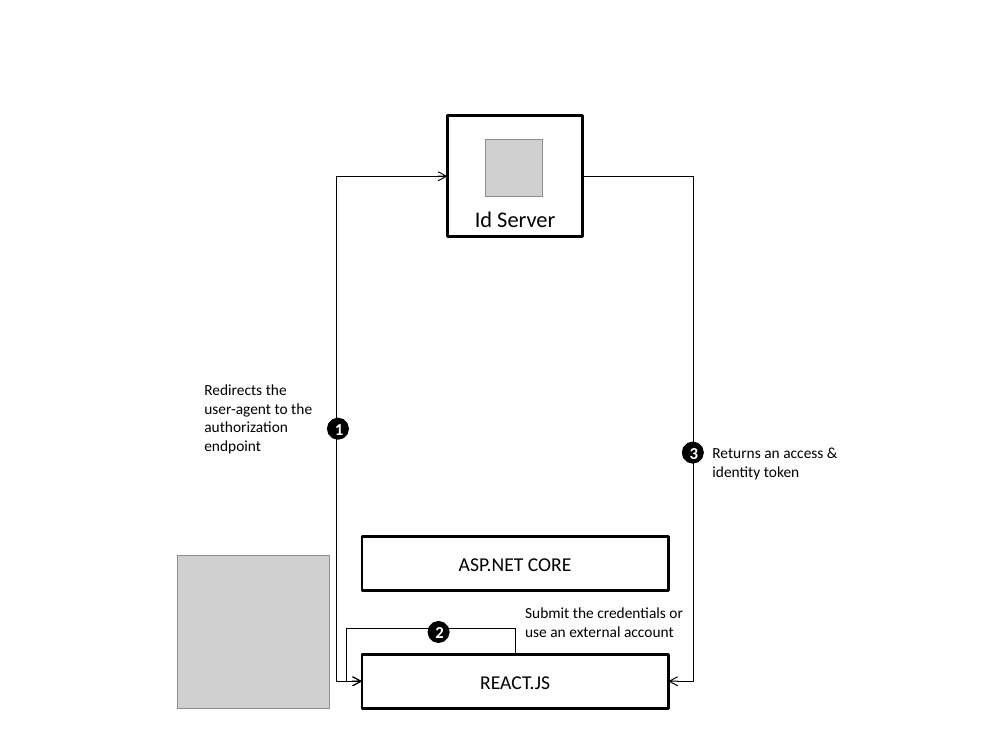
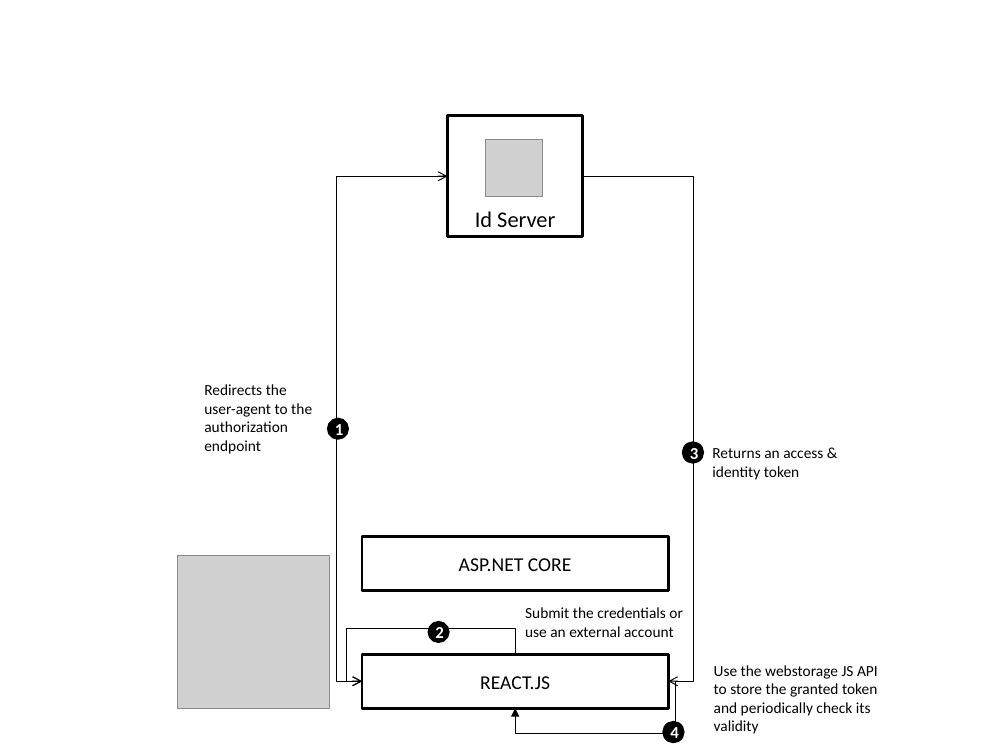
Before and after one commit to hannanmumtaz/SimpleIdentityServer.Samples, a slide deck: slide 3 of schemas.pptx. Drawn at 1008x756 pixels with LibreOffice and Linux fonts; fonts in the diff are those of the drawing; grey boxes stand for pictures. Boxes give left, top, right and bottom in pixels: in the first picture for what was removed or moved away, otherwise in the second. Text is boxed around its words. In the diff, an @@ line names an element or a change of style, - is before the commit and + after.

```diff
--- a/schemas.pptx
+++ b/schemas.pptx
@@ elbow arrow added from (683, 681) to (515, 709), #000000 0.75 pt @@
@@ text added at (x1=714, y1=665, x2=878, y2=734), 11 pt, text #000000 @@
+Use the webstorage JS API to store the granted token and periodically check its validity
@@ ellipse added at (x1=663, y1=723, x2=682, y2=742), fill #000000, outline #000000 2 pt, 12 pt, text #FFFFFF, bold @@
+4
```
Also in this commit, not shown: 3 other slides changed, 16 other files.
